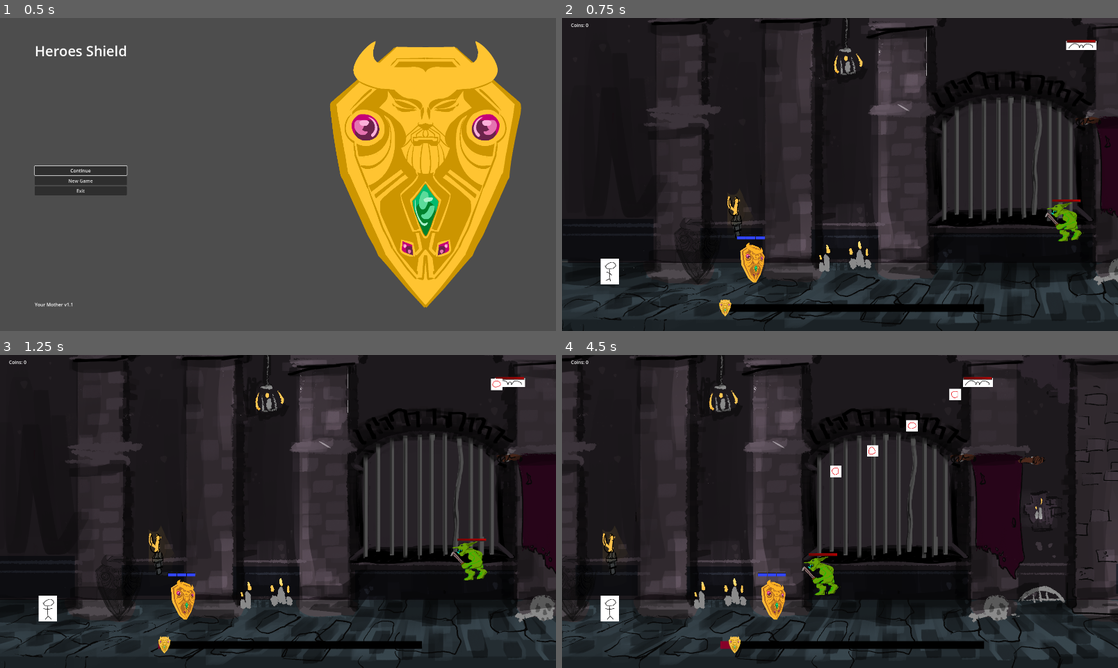
Above: before the commit, frames 1-4 (two rows, left to right).
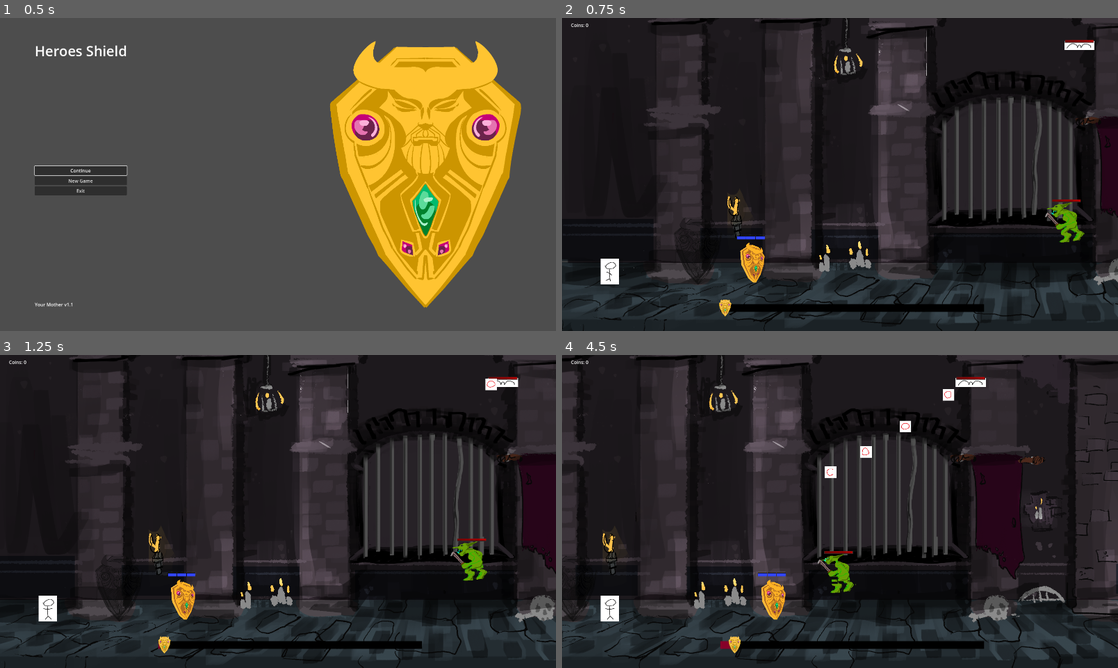
Above: after the commit, the same moments.

Repository: Cookie-Tin-Studios/Heroes-Shield
Game: Godot game, scene res://scenes/menu/main_menu.tscn
Same seed, same stepped clock (60 frames per second), same inputs: the game is played once before the commit and once after it.
Inputs (mouse positions are in pixels of both pictures, inside the frame that each line leads up to):
- Up to frame 1 (0.5 s): no input
- Up to frame 2 (0.75 s): click "New Game" at 0.5 s
- Up to frame 3 (1.25 s): no input
- Up to frame 4 (4.5 s): move the mouse to (962, 495) at 1.27 s; hold Right (ui_right) 1.28-2.03 s; click (962, 495) at 1.35 s; move the mouse to (728, 527) at 2.02 s; hold Down (ui_down) 2.03-2.78 s; click (728, 527) at 2.1 s; move the mouse to (895, 442) at 2.77 s; hold Right (ui_right) 2.78-3.53 s; click (895, 442) at 2.85 s; move the mouse to (812, 574) at 3.52 s; hold Up (ui_up) 3.53-4.28 s; click (812, 574) at 3.6 s; move the mouse to (1006, 558) at 4.27 s; hold Left (ui_left) from 4.28 s (still down); click (1006, 558) at 4.35 s

Frame 1 is identical in both runs. In frame 2, 0.2% of the frame differs, in the area x 89-97%, y 6-72%; in frame 3, 0.2%; in frame 4, 1.2%, in the area x 43-78%, y 6-77%.

Commit message:
changes to allow melee, tracking, movement

Diff:
--- a/scripts/mobs/mob_base.gd
+++ b/scripts/mobs/mob_base.gd
@@ -1,49 +1,48 @@
 extends RigidBody2D
 
-@export var max_health: float = 100
-# The maximum health this mob can have. Adjust to make enemies tougher or weaker.
+@export var max_health: float = 3
+@export var movement_speed: float = -100.0
 
-var health: float = max_health
-# Tracks the mob's current health, initialized to the maximum.
+var health: float = max_health  # Current health
 
-@export var movement_speed: float = -100.0
-# Controls how fast (and in which direction) the mob moves each physics frame.
+@onready var health_bar = $Node2D/TextureProgressBar
+@onready var collision_shape = get_node_or_null("CollisionShape2D")  # Adjusted to reference CollisionShape2D directly
 
 func _ready() -> void:
-	# Initialize the health bar when the mob is added to the scene.
-	# This sets both the max value and the current value.
-	if $Node2D/TextureProgressBar:
-		$Node2D/TextureProgressBar.max_value = max_health
-		$Node2D/TextureProgressBar.value = health
+	# Initialize the health bar if it exists
+	if health_bar:
+		health_bar.max_value = max_health
+		health_bar.value = health
+	else:
+		print("Health bar not found!")
+
+	# Log collision shape status
+	if not collision_shape:
+		print("Warning: CollisionShape2D not found!")
 
 func take_damage(amount: float) -> void:
-	# Reduce the mob's health by 'amount', but never below zero.
 	health = max(health - amount, 0)
-
-	# Update the health bar to reflect the new health total.
 	update_health_bar()
 
-	# If health reaches zero, trigger the mob's death.
 	if health <= 0:
 		die()
 
 func update_health_bar() -> void:
-	# Sync the TextureProgressBar node to match the 'health' variable.
-	if $Node2D/TextureProgressBar:
-		$Node2D/TextureProgressBar.value = health
+	if health_bar:
+		health_bar.value = health
 	else:
 		print("Health bar not found!")
 
 func die() -> void:
-	# Print a diagnostic message, then remove this mob from the scene.
 	print("Mob has died!")
-	queue_free()
+	queue_free()  # Remove mob from the scene
 
 func _physics_process(delta: float) -> void:
-	# Move the mob along the x-axis based on 'movement_speed' every physics frame.
+	# Ensure the health bar follows the collision shape's position if available
+	if collision_shape:
+		$Node2D.position = collision_shape.global_position + Vector2(0, -20)  # Adjust offset as needed
+	else:
+		print("CollisionShape2D not found!")
+
+	# Update position based on movement speed
 	position.x += movement_speed * delta
-
-	# Keep the health bar Node2D synced with the CollisionShape2D's position (if both exist).
-	if $Node2D and $CollisionShape2D:
-		var collision_pos = $CollisionShape2D.position
-		$Node2D.position = collision_pos + Vector2(0, 0)  # Adjust the offset as needed.
--- a/scripts/mobs/mob_melee.gd
+++ b/scripts/mobs/mob_melee.gd
@@ -1,89 +1,133 @@
 extends "res://scripts/mobs/mob_base.gd"
 
-@onready var global_tick = get_node("/root/Tick")
-@onready var attackbox = $mob_attackbox
+@onready var global_tick = get_node("/root/Tick")  # For attack cooldowns
+@onready var attackbox = $mob_attackbox  # Area2D for detecting attack range
+@onready var animated_sprite = $AnimatedSprite2D  # Reference to the AnimatedSprite2D node
 
-@export var chase_speed: float = 400.0
-@export var melee_range: float = 600.0
-@export var shield_range: float = 500.0
+@export var chase_speed: float = 250.0
+@export var shield_range: float = 500.0  # Distance to prioritize the shield
+@export var melee_range: float = 1.0  # Attack range (update if needed)
+@export var attack_damage: int = 1  # Damage dealt per attack
+@export var attack_cooldown: float = 1.0  # Time between attacks
 
 var current_state: String = "CHASE"
-var target: Node2D = null
-var shield: Node2D = null
+var target: Node2D = null  # The current target (hero or shield)
+var shield: Node2D = null  # The shield node
+var last_attack_time: float = 0.0  # Tracks time of the last attack
+var is_attacking: bool = false  # Prevents overlapping attacks
 
 func _ready() -> void:
 	super._ready()
-	# Attempt to find targets
 	_update_target_priority()
-	# Connect attackbox signal
-	attackbox.connect("body_entered", Callable(self, "_on_attackbox_body_entered"))
+
+	# Connect signals
+	if attackbox:
+		attackbox.connect("body_entered", Callable(self, "_on_attackbox_body_entered"))
+	else:
+		print("Warning: mob_attackbox not found!")
 
 func _physics_process(delta: float) -> void:
 	super._physics_process(delta)
 
-	if not is_instance_valid(target) and not is_instance_valid(shield):
+	if not is_instance_valid(target):
 		_update_target_priority()
 		return
 
-	var distance_to_target = INF
-	var distance_to_shield = INF
+	# Calculate distances to target and shield
+	var distance_to_target = global_position.distance_to(target.global_position) if is_instance_valid(target) else INF
+	var distance_to_shield = global_position.distance_to(shield.global_position) if is_instance_valid(shield) else INF
 
-	if is_instance_valid(target):
-		distance_to_target = global_position.distance_to(target.global_position)
-	if is_instance_valid(shield):
-		distance_to_shield = global_position.distance_to(shield.global_position)
+	# Determine if the shield is between the mob and the hero
+	var shield_in_path = is_shield_in_path()
 
-	if distance_to_shield <= shield_range and distance_to_shield < distance_to_target:
+	# State transitions
+	if is_instance_valid(shield) and shield_in_path and distance_to_shield <= shield_range:
 		current_state = "ENGAGE_SHIELD"
 	elif distance_to_target <= melee_range:
 		current_state = "ENGAGE_TARGET"
 	else:
 		current_state = "CHASE"
 
+	# Handle states
 	match current_state:
 		"CHASE":
-			print("Chasing target...")
 			if is_instance_valid(target):
 				_move_toward(target.global_position, delta)
 
 		"ENGAGE_TARGET":
-			print("Engaging target!")
-			_engage_target()
+			if is_instance_valid(target):
+				perform_attack(target)
 
 		"ENGAGE_SHIELD":
-			print("Engaging shield!")
-			_engage_shield()
+			if is_instance_valid(shield):
+				perform_attack(shield)
 
 func _move_toward(point: Vector2, delta: float) -> void:
+	if is_attacking:
+		return  # Don't move while attacking
+
 	var direction = (point - global_position).normalized()
 	position += direction * chase_speed * delta
 
-func _engage_target() -> void:
-	if is_instance_valid(target):
-		_perform_melee_attack(target)
+	# Play the walking animation
+	if animated_sprite and not is_attacking:
+		animated_sprite.play("walk")  # Ensure "walk" is the walking animation's name
 
-func _engage_shield() -> void:
-	if is_instance_valid(shield):
-		_perform_melee_attack(shield)
+func perform_attack(victim: Node) -> void:
+	if is_attacking or Time.get_ticks_msec() - last_attack_time < attack_cooldown * 1000:
+		return  # Prevent multiple attacks at once or if cooldown is active
 
-func _perform_melee_attack(victim: Node) -> void:
-	if victim == target:
-		print("Attacked: ", victim.name)
+	is_attacking = true
+	last_attack_time = Time.get_ticks_msec()
+
+	# Play the attack animation
+	if animated_sprite:
+		animated_sprite.play("attack")  # Ensure "attack" is the attack animation's name
+
+	# Schedule the damage application at the end of the animation
+	await attack_animation_delay()  # Wait for the animation to finish
+	_deal_damage(victim)
+
+	# Reset state after attack
+	is_attacking = false
+	if animated_sprite:
+		animated_sprite.play("walk")  # Return to walking animation
+
+func attack_animation_delay() -> void:
+	# Simulate the attack animation duration; adjust as needed
+	await get_tree().create_timer(0.5).timeout  # Replace 0.5 with your actual animation duration
+
+func _deal_damage(victim: Node) -> void:
+	if victim and victim.has_method("take_damage"):
+		victim.take_damage(attack_damage)
+		print("Attacked ", victim.name, " for ", attack_damage, " damage!")
+	else:
+		print("No 'take_damage()' method found on: ", victim)
+
+func _on_attackbox_body_entered(body: Node) -> void:
+	if body == target or body == shield:
+		perform_attack(body)
 
 func _update_target_priority() -> void:
+	# Try to set the shield as the first priority
+	shield = get_tree().get_current_scene().get_node_or_null("Shield")
 	if is_instance_valid(shield):
-		print("Targeting shield!")
-		target = shield
-		return
+		print("Shield detected!")
 
-	var found_target = get_tree().get_current_scene().get_node_or_null("Idiot_hero")
-	if found_target and found_target is CharacterBody2D:
-		target = found_target
+	# Default to the hero (Idiot) if no shield is valid
+	target = get_tree().get_current_scene().get_node_or_null("Idiot_hero")
+	if is_instance_valid(target):
 		print("Targeting Idiot_hero!")
 	else:
 		print("No valid target found!")
 
-func _on_attackbox_body_entered(body: Node) -> void:
-	if body == target:
-		print("Target is within melee range!")
-		_perform_melee_attack(target)
+func is_shield_in_path() -> bool:
+	# Check if the shield is between the mob and the hero
+	if not is_instance_valid(shield) or not is_instance_valid(target):
+		return false
+
+	var mob_to_target = target.global_position - global_position
+	var mob_to_shield = shield.global_position - global_position
+
+	# Check if the shield is closer than the target and along the same path
+	return mob_to_shield.length() < mob_to_target.length() and mob_to_shield.normalized().dot(mob_to_target.normalized()) > 0.9
